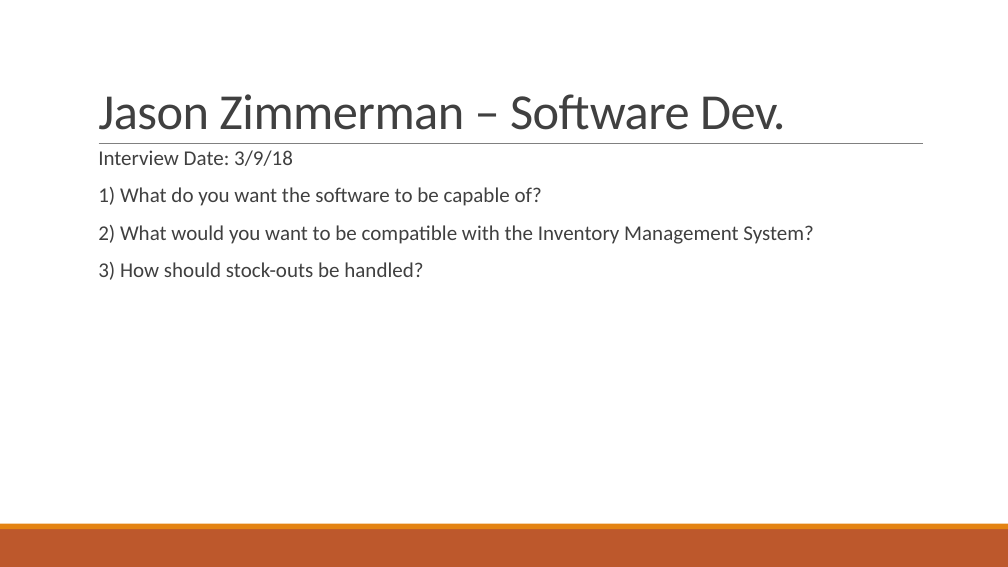
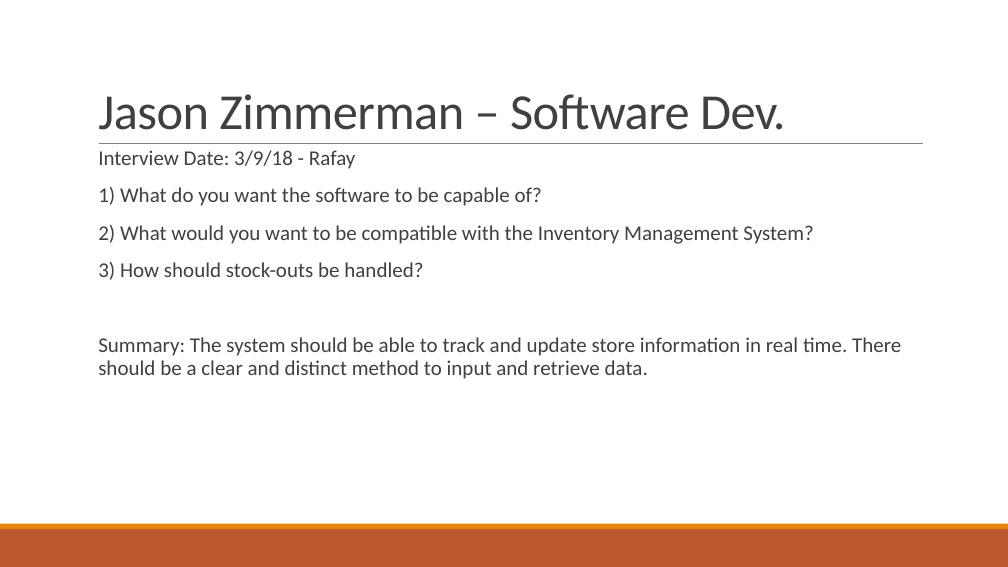
Before and after one commit to JusChan1/IS-436-Retail-Inventory-Group, a slide deck: slide 7 of Deliverable 2.pptx. Drawn at 1008x567 pixels with LibreOffice and Linux fonts; fonts in the diff are those of the drawing. Boxes give left, top, right and bottom in pixels: in the first picture for what was removed or moved away, otherwise in the second. Text is boxed around its words. In the diff, an @@ line names an element or a change of style, - is before the commit and + after.

```diff
--- a/Deliverable 2.pptx
+++ b/Deliverable 2.pptx
@@ text at (x1=98, y1=150, x2=356, y2=169): text changed @@
-  Interview Date: 3/9/18
+  Interview Date: 3/9/18 - Rafay
@@ text at (x1=98, y1=337, x2=901, y2=379): paragraph added @@
+  Summary: The system should be able to track and update store information in real time. There should be a clear and distinct method to input and retrieve data.
```
Also in this commit, not shown: 2 other slides changed.
